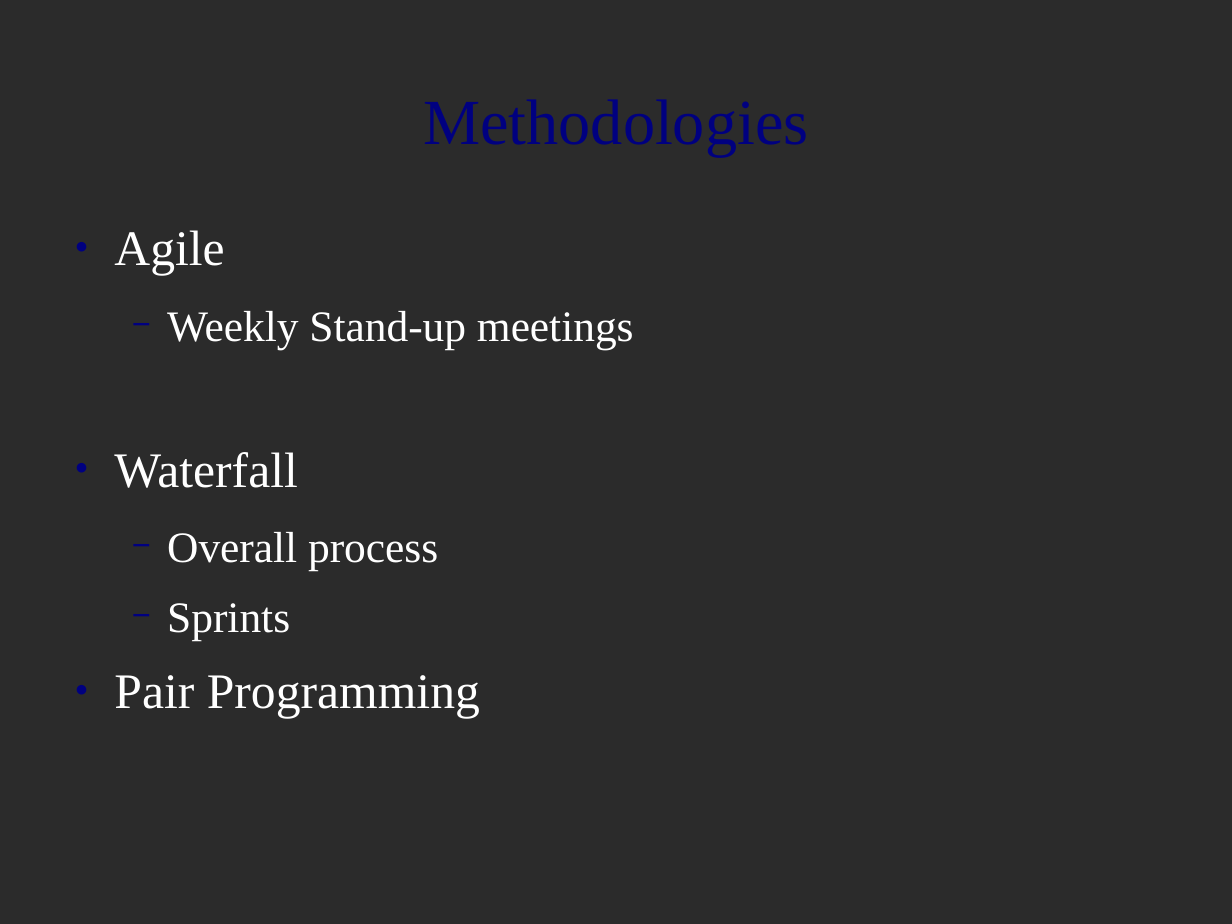
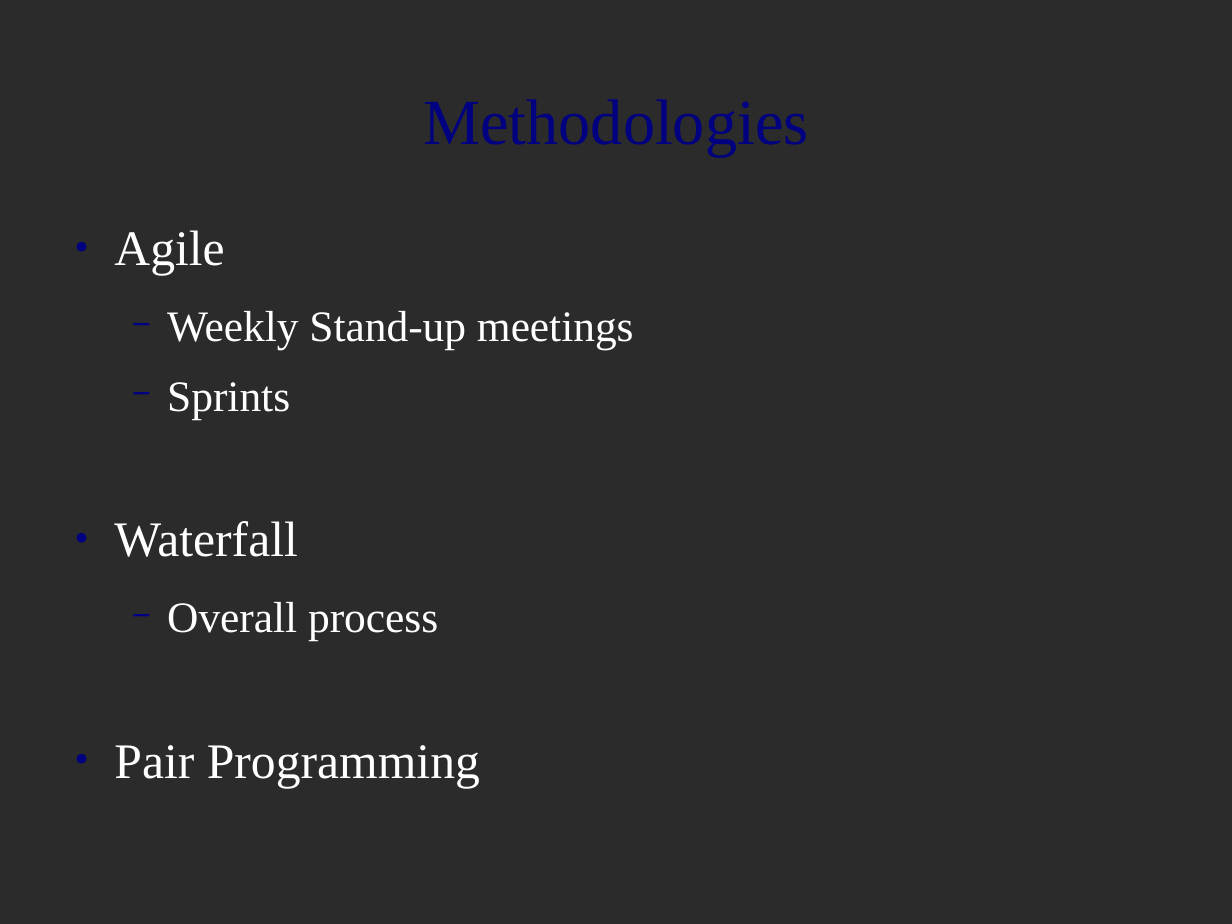
Before and after one commit to cala9649/KeyPlayer, a slide deck: slide 4 of KeyPlayerPresentation.odp. Drawn at 1232x924 pixels with LibreOffice and Linux fonts; fonts in the diff are those of the drawing; background and template pictures are left out; a plain dark background stands for a picture behind light text. Boxes give left, top, right and bottom in pixels: in the first picture for what was removed or moved away, otherwise in the second. Text is boxed around its words. In the diff, an @@ line names an element or a change of style, - is before the commit and + after.

Commit message:
Presentation...again

```diff
--- a/KeyPlayerPresentation.odp
+++ b/KeyPlayerPresentation.odp
@@ text at [167, 382, 290, 419]: paragraph added @@
+  − Sprints
@@ text at [167, 603, 290, 641]: paragraph removed @@
-  − Sprints
```
